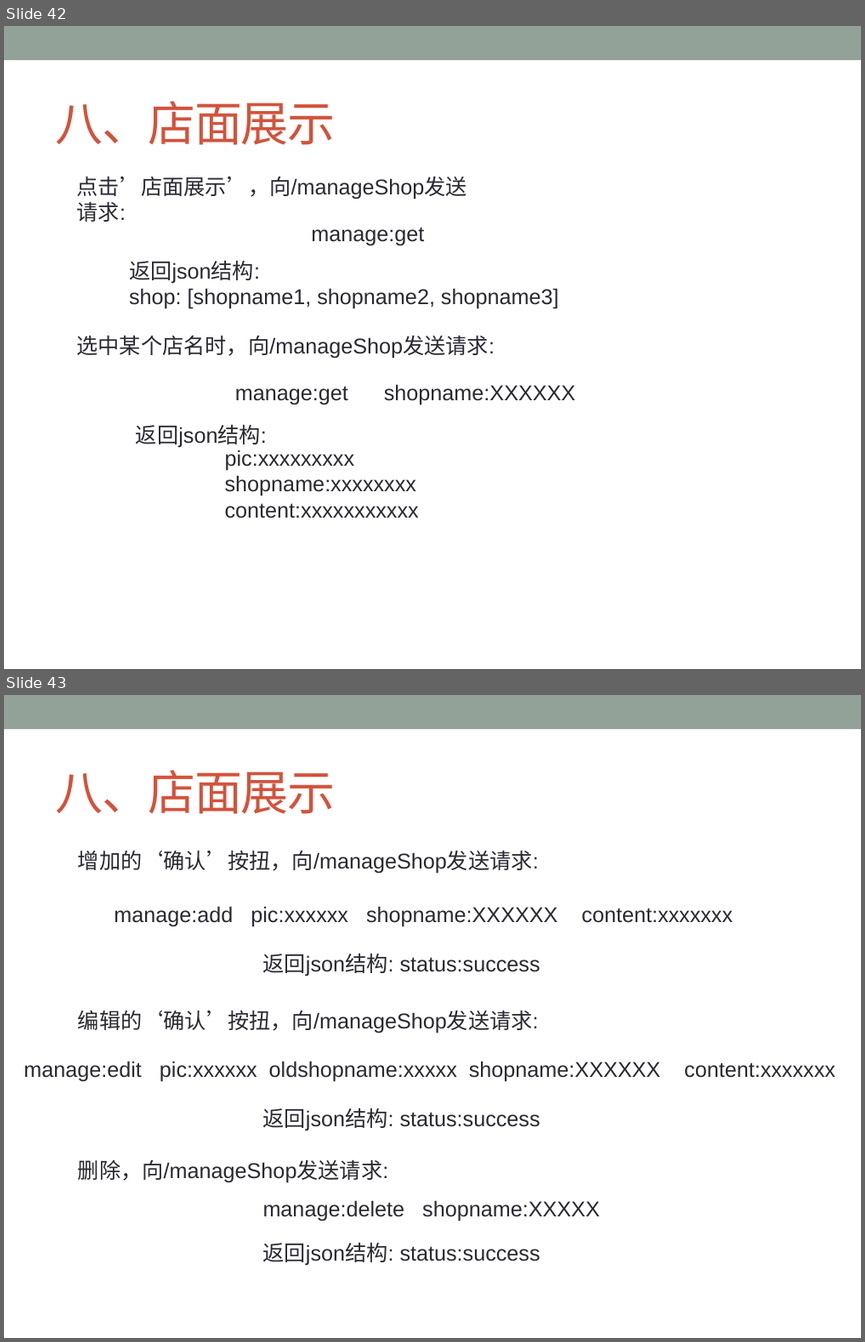
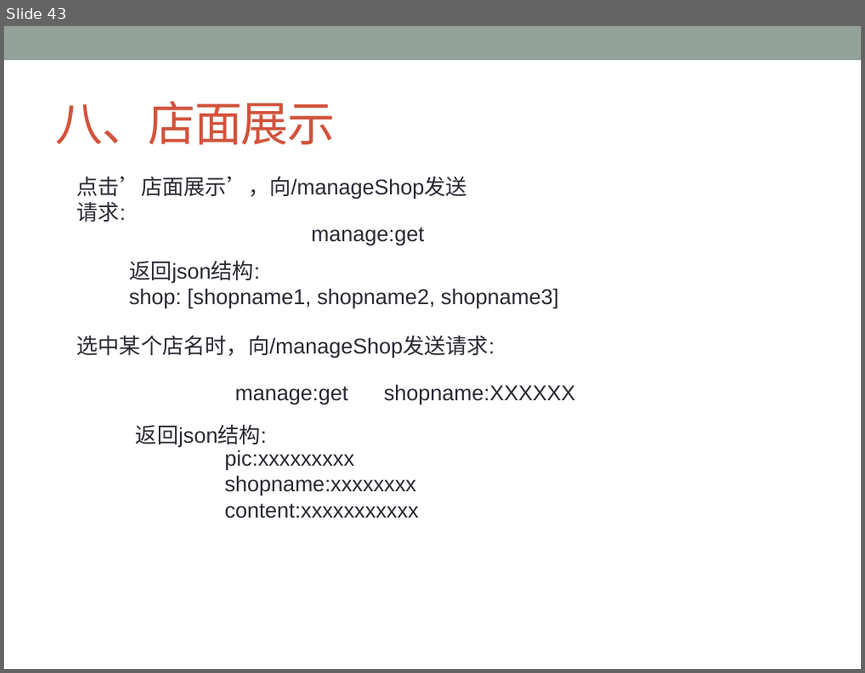
Before and after one commit to ChanSeaThink/LULLGREE, a slide deck: ZSGree前后端逻辑及接口.pptx. Shown one above the other, each under a label of ours: slides 42 and 43 before the commit, slide 43 after it. The pictures are 865x1342 and 865x673 pixels, drawn with LibreOffice and Linux fonts; fonts in the diff are those of the drawing. Boxes give left, top, right and bottom in pixels: in the first picture for what was removed or moved away, otherwise in the second. Text is boxed around its words. In the diff, an @@ line names an element or a change of style, - is before the commit and + after.

Commit message:
重新调整项目展示和店面展示的接口

```diff
--- a/ZSGree前后端逻辑及接口.pptx
+++ b/ZSGree前后端逻辑及接口.pptx
@@ slide 43 removed at bbox=[4, 695, 861, 1338], background #FFFFFF; not listed: 1 template element that a slide beside it also shows @@
@@ title removed at bbox=[55, 770, 335, 814] @@
-八、店面展示
@@ text removed at bbox=[78, 850, 539, 873] @@
-增加的‘确认’按扭，向/manageShop发送请求:
@@ text removed at bbox=[114, 906, 732, 926] @@
-manage:add pic:xxxxxx shopname:XXXXXX content:xxxxxxx
@@ text removed at bbox=[263, 953, 540, 976] @@
-返回json结构: status:success
@@ text removed at bbox=[78, 1009, 539, 1033] @@
-编辑的‘确认’按扭，向/manageShop发送请求:
@@ text removed at bbox=[24, 1061, 835, 1081] @@
-manage:edit pic:xxxxxx oldshopname:xxxxx shopname:XXXXXX content:xxxxxxx
@@ text removed at bbox=[263, 1107, 540, 1131] @@
-返回json结构: status:success
@@ text removed at bbox=[78, 1160, 388, 1183] @@
-删除，向/manageShop发送请求:
@@ text removed at bbox=[263, 1200, 600, 1220] @@
-manage:delete shopname:XXXXX
@@ text removed at bbox=[263, 1242, 540, 1265] @@
-返回json结构: status:success
@@ what was slide 42 is now slide 43 @@
```
Also in this commit, not shown: 3 slides changed, 4 slides added, 1 other slide removed, 3 other files.
